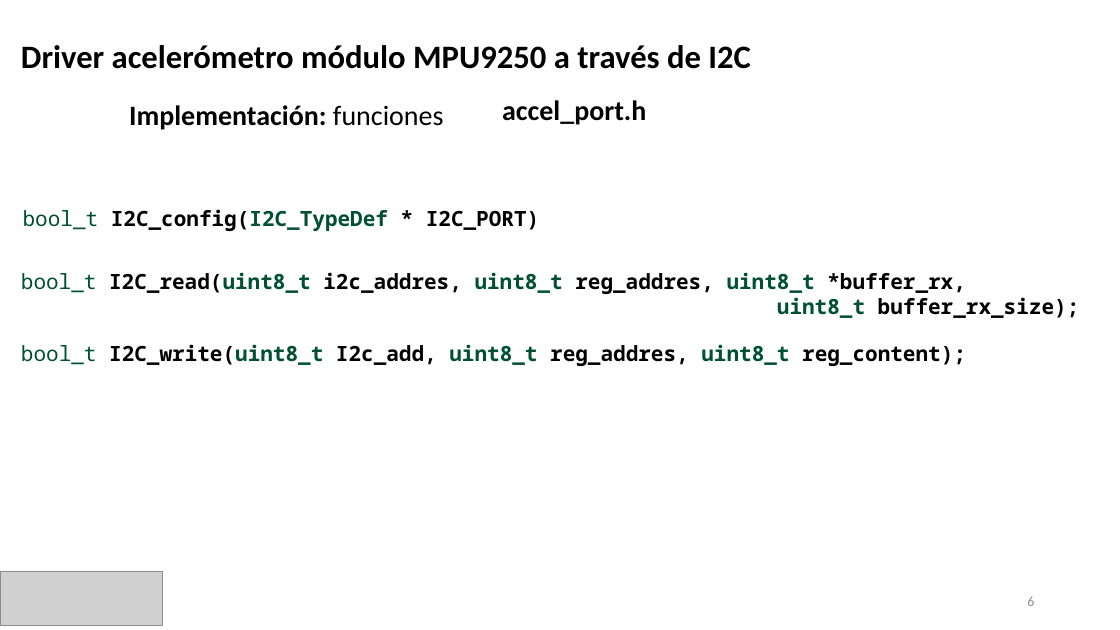
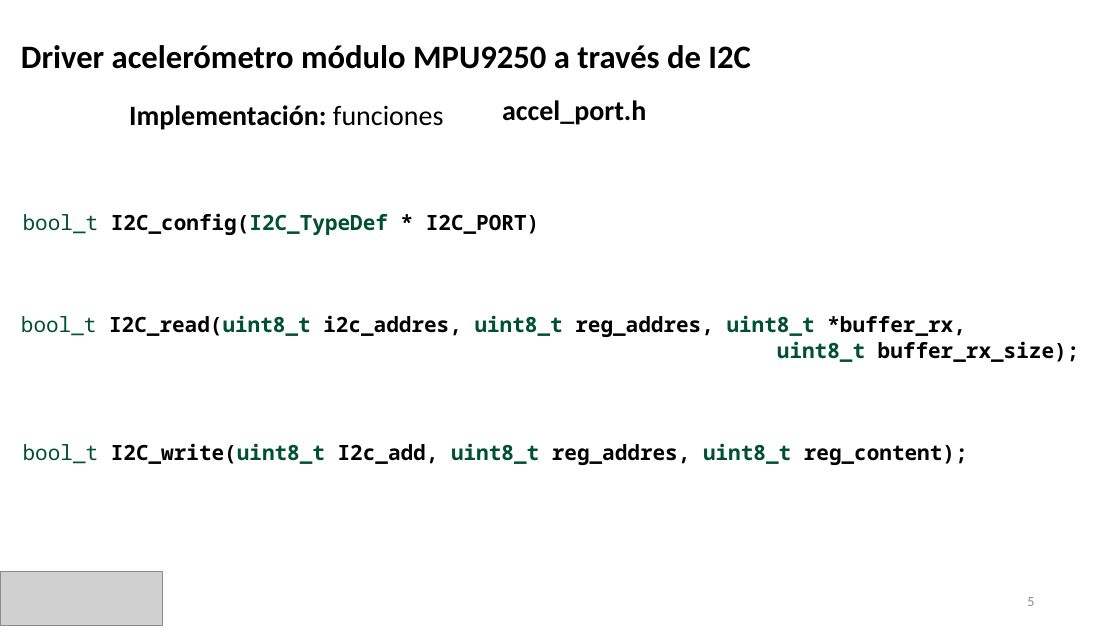
Before and after one commit to ldiazcharris/cese_PCSE, a slide deck: slide 5 of presentacion_TPF_luis_diaz.pptx (slide 6 before the commit). Drawn at 1120x630 pixels with LibreOffice and Linux fonts; fonts in the diff are those of the drawing; grey boxes stand for pictures. Boxes give left, top, right and bottom in pixels: in the first picture for what was removed or moved away, otherwise in the second. Text is boxed around its words. In the diff, an @@ line names an element or a change of style, - is before the commit and + after.

```diff
--- a/presentacion_TPF_luis_diaz.pptx
+++ b/presentacion_TPF_luis_diaz.pptx
@@ text "bool_t I2C_config(I2C_TypeDef * I2C_PORT)" moved from (x1=23, y1=209, x2=539, y2=231) to (x1=23, y1=213, x2=539, y2=235) @@
@@ text "bool_t I2C_read(uint8_t i2c_addres, uint8_t reg_addres, ..." moved from (x1=21, y1=272, x2=1080, y2=318) to (x1=21, y1=315, x2=1080, y2=362) @@
@@ text "bool_t I2C_write(uint8_t I2c_add, uint8_t reg_addres, ..." moved from (x1=21, y1=344, x2=966, y2=366) to (x1=23, y1=443, x2=968, y2=465) @@
```
Also in this commit, not shown: 2 other slides changed, 6 slides added.
